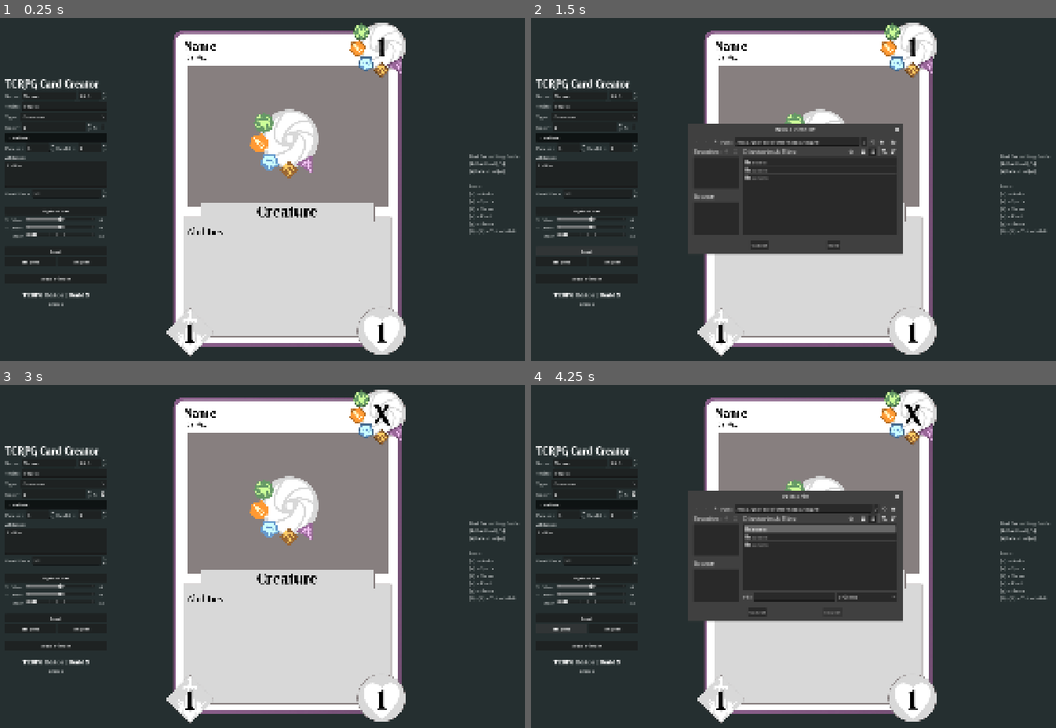
Above: before the commit, frames 1-4 (two rows, left to right).
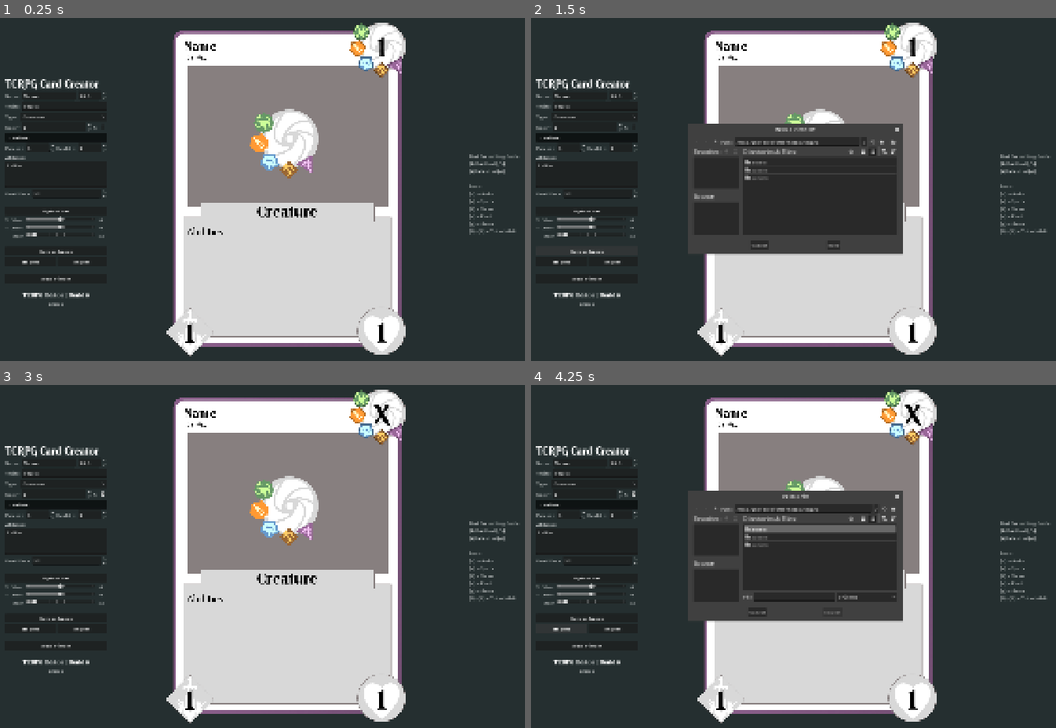
Above: after the commit, the same moments.

Repository: tazzanmc/TCRPG-Editor
Game: Godot game, scene res://scenes/main.tscn
Same seed, same stepped clock (60 frames per second), same inputs: the game is played once before the commit and once after it.
Inputs (mouse positions are in pixels of both pictures, inside the frame that each line leads up to):
- Up to frame 1 (0.25 s): no input
- Up to frame 2 (1.5 s): click "Creature" at 0.5 s; click "Save!" (after the commit: "Save as Image") at 1.25 s
- Up to frame 3 (3 s): click "Cancel" at 2 s; click (105, 494) at 2.75 s
- Up to frame 4 (4.25 s): click "Import" at 3.5 s

The runs differ from the first frame. In frame 1, less than 0.1% of the frame differs, in the area x 7-18%, y 67-82%; in frame 2, less than 0.1%, in the area x 7-55%, y 35-82%; in frame 3, less than 0.1%; in frame 4, less than 0.1%.

Commit message:
Added flip feature to bulk viewer, lumping creatures & their team captain sides together.

Diff:
--- a/scenes/interactive_sub_viewport.tscn
+++ b/scenes/interactive_sub_viewport.tscn
@@ -9,7 +9,6 @@
 grow_horizontal = 2
 grow_vertical = 2
 script = ExtResource("1_84dgc")
-card_json = null
 
 [node name="CanvasLayer" type="CanvasLayer" parent="." unique_id=1327959359]
 
@@ -24,16 +23,19 @@
 content_scale_aspect = 4
 theme_override_font_sizes/font_size = 28
 theme_override_font_sizes/font_separator_size = 32
-item_count = 3
+item_count = 4
 item_0/text = "Card Options"
 item_0/id = 0
 item_0/separator = true
-item_1/text = "Edit"
+item_1/text = "Flip"
 item_1/checkable = 2
-item_1/id = 1
-item_2/text = "Cancel"
+item_1/id = 3
+item_2/text = "Edit"
 item_2/checkable = 2
-item_2/id = 2
+item_2/id = 1
+item_3/text = "Cancel"
+item_3/checkable = 2
+item_3/id = 2
 
 [connection signal="gui_input" from="." to="." method="_on_gui_input"]
 [connection signal="mouse_entered" from="." to="." method="_on_mouse_entered"]
--- a/scenes/main.tscn
+++ b/scenes/main.tscn
@@ -379,7 +379,7 @@
 [node name="SaveButton" type="Button" parent="UIContainer/CardCreatorContainer" unique_id=933301860]
 unique_name_in_owner = true
 layout_mode = 2
-text = "Save!"
+text = "Save as Image"
 
 [node name="SaveFileDialog" type="FileDialog" parent="UIContainer/CardCreatorContainer/SaveButton" unique_id=89710558]
 unique_name_in_owner = true
@@ -454,7 +454,7 @@
 layout_mode = 2
 theme_override_fonts/font = ExtResource("11_eb6dy")
 theme_override_font_sizes/font_size = 20
-text = "TCRPG Editor : Build 5"
+text = "TCRPG Editor : Build 6"
 horizontal_alignment = 1
 
 [node name="Label2" type="Label" parent="UIContainer/CardCreatorContainer/Watermark" unique_id=1618461434]
--- a/scripts/card.gd
+++ b/scripts/card.gd
@@ -2,6 +2,20 @@
 class_name Card
 
 @export var card_json_path : String = Global.default_card
+
+@export var card_name : String = "Name"
+@export var card_traits : PackedStringArray
+@export_enum("Creature", "Team Captain", "Object", "Action", "Setting", "Tribute", "Curse") var card_type : String = "Creature"
+@export var card_power : int = 0
+@export var card_health : int = 0
+@export var card_abilities : String = ""
+@export var card_tribute : int = 0
+@export var card_guilds : Array = [true, true, true, true, true]
+
+
+func _ready() -> void:
+	update_card()
+
 
 func update_card() -> void:
 	var new_card = Global.parse_json(card_json_path)
@@ -20,8 +34,8 @@
 	change_name(Global.set_or_default(new_card, "Name", ""))
 	change_traits(Global.set_or_default(new_card, "Traits", ""))
 	change_type(Global.set_or_default(new_card, "Type", "Creature"))
-	change_power(str(int(Global.set_or_default(new_card, "Power", 0))))
-	change_health(str(int(Global.set_or_default(new_card, "Health", 0))))
+	change_power(int(Global.set_or_default(new_card, "Power", 0)))
+	change_health(int(Global.set_or_default(new_card, "Health", 0)))
 	change_abilities(Global.set_or_default(new_card, "Abilities", ""))
 	change_art(art_file, Vector2(Global.set_or_default(new_card, "ArtXOffset", 0),Global.set_or_default(new_card, "ArtYOffset", 0)), Global.set_or_default(new_card, "ArtScale", 1.0))
 	change_font_size(Global.set_or_default(new_card, "FontSize", 32.0))
@@ -35,14 +49,18 @@
 
 func change_name(new_str: String) -> void:
 	%NameLabel.text = new_str
+	card_name = new_str
 
 
 func change_traits(new_str: String) -> void:
 	%TraitsLabel.text = new_str
+	card_traits = new_str.split(", ", false)
 
 
 func change_type(new_str: String) -> void:
 	%TypeLabel.text = new_str
+	card_type = new_str
+
 	if new_str == "Creature" or new_str == "Team Captain":
 		%CardPowerHealth.visible = true
 		%PowerLabel.visible = true
@@ -61,20 +79,27 @@
 
 
 func change_abilities(new_str: String) -> void:
+	card_abilities = new_str
 	new_str = Global.format_rich_text(new_str)
 	%AbilitiesLabel.text = new_str
 
 
-func change_power(new_str: String) -> void:
-	%PowerLabel.text = new_str
+func change_power(new_int: int) -> void:
+	%PowerLabel.text = str(new_int)
+	card_power = new_int
 
 
-func change_health(new_str: String) -> void:
-	%HealthLabel.text = new_str
+func change_health(new_int: int) -> void:
+	%HealthLabel.text = str(new_int)
+	card_health = new_int
 
 
 func change_tribute(new_str: String) -> void:
 	%TributeLabel.text = new_str
+	if new_str == "X":
+		card_tribute = -1
+	else:
+		card_tribute = int(new_str)
 
 
 func change_art(new_tex: Texture2D, new_offset: Vector2 = Vector2(0.0, 0.0), new_scale: float = 1.0) -> void:
@@ -84,6 +109,7 @@
 
 
 func change_guids(new_guilds: Array) -> void:
+	card_guilds = new_guilds
 	if new_guilds == [false, false, false, false, false]:
 		%CardOutline.modulate = Color(1.0, 1.0, 1.0)
 
--- a/scripts/card_viewer.gd
+++ b/scripts/card_viewer.gd
@@ -16,6 +16,8 @@
 
 @export var card_scene: PackedScene
 @export var interactive_sub_viewport: PackedScene
+var viewport_container: SubViewportContainer
+var viewport: SubViewport
 @export var card_resolution: Vector2 = Vector2(762.0, 1080.0)
 
 @onready var art_file : ImageTexture = ImageTexture.create_from_image(Image.load_from_file(art_path))
@@ -42,16 +44,17 @@
 
 	art_file = ImageTexture.create_from_image(Image.load_from_file(art_path))
 
-	# Create and format the card viewport containers
-	var viewport_container: SubViewportContainer = interactive_sub_viewport.instantiate()
-	viewport_container.custom_minimum_size = card_resolution
-	viewport_container.custom_maximum_size = card_resolution
-	viewport_container.offset_transform_enabled = true
-	viewport_container.offset_transform_position = Vector2(x_offset, y_offset)
-	viewport_container.card_json = card_path
+	if Global.set_or_default(card, "Type", "Creature") != "Team Captain":
+		# Create and format the card viewport containers
+		viewport_container = interactive_sub_viewport.instantiate()
+		viewport_container.custom_minimum_size = card_resolution
+		viewport_container.custom_maximum_size = card_resolution
+		viewport_container.offset_transform_enabled = true
+		viewport_container.offset_transform_position = Vector2(x_offset, y_offset)
+		viewport_container.card_json = card_path
 
 	# Create and format the card viewports
-	var viewport: SubViewport = SubViewport.new()
+	viewport = SubViewport.new()
 	viewport.size = card_resolution
 	viewport.transparent_bg = true
 
@@ -81,16 +84,22 @@
 				%CardContainer.add_child(card_row_container)
 
 	# Setup hierarchy for all the containers
-	card_row_container.add_child(viewport_container)
-	viewport_container.add_child(viewport)
-	viewport.add_child(card_inst)
+	if Global.set_or_default(card, "Type", "Creature") == "Team Captain":
+		viewport_container.add_child(viewport)
+		viewport.add_child(card_inst)
+		card_inst.visible = false
+	else:
+		card_row_container.add_child(viewport_container)
+		viewport_container.add_child(viewport)
+		viewport.add_child(card_inst)
 
 	# Format the card instance
+	card_inst.card_json_path = card_path
 	card_inst.change_name(Global.set_or_default(card, "Name", ""))
 	card_inst.change_traits(Global.set_or_default(card, "Traits", ""))
 	card_inst.change_type(Global.set_or_default(card, "Type", "Creature"))
-	card_inst.change_power(str(int(Global.set_or_default(card, "Power", 0))))
-	card_inst.change_health(str(int(Global.set_or_default(card, "Health", 0))))
+	card_inst.change_power(int(Global.set_or_default(card, "Power", 0)))
+	card_inst.change_health(int(Global.set_or_default(card, "Health", 0)))
 	card_inst.change_abilities(Global.set_or_default(card, "Abilities", ""))
 	card_inst.change_art(art_file, Vector2(Global.set_or_default(card, "ArtXOffset", 0),Global.set_or_default(card, "ArtYOffset", 0)), Global.set_or_default(card, "ArtScale", 1.0))
 	card_inst.change_font_size(Global.set_or_default(card, "FontSize", 32.0))
@@ -101,20 +110,24 @@
 		card_inst.change_tribute(str(int(Global.set_or_default(card, "Tribute", 1))))
 	card_inst.change_guids(Global.set_or_default(card, "Guilds", [true, true, true, true, true]))
 
-	if Global.set_or_default(card, "Guilds", [true, true, true, true, true]) == [true, false, false, false, false]:
-		loaded_ardor_cards += 1
-	elif Global.set_or_default(card, "Guilds", [true, true, true, true, true]) == [false, true, false, false, false]:
-		loaded_spark_cards += 1
-	elif Global.set_or_default(card, "Guilds", [true, true, true, true, true]) == [false, false, true, false, false]:
-		loaded_steam_cards += 1
-	elif Global.set_or_default(card, "Guilds", [true, true, true, true, true]) == [false, false, false, true, false]:
-		loaded_root_cards += 1
-	elif Global.set_or_default(card, "Guilds", [true, true, true, true, true]) == [false, false, false, false, true]:
-		loaded_grave_cards += 1
-	elif Global.set_or_default(card, "Guilds", [true, true, true, true, true]) == [false, false, false, false, false]:
-		loaded_guildless_cards += 1
-	else:
-		loaded_multi_cards += 1
+	# Update loaded cards if it isn't a team captain
+	if Global.set_or_default(card, "Type", "Creature") != "Team Captain":
+		if Global.set_or_default(card, "Guilds", [true, true, true, true, true]) == [true, false, false, false, false]:
+			loaded_ardor_cards += 1
+		elif Global.set_or_default(card, "Guilds", [true, true, true, true, true]) == [false, true, false, false, false]:
+			loaded_spark_cards += 1
+		elif Global.set_or_default(card, "Guilds", [true, true, true, true, true]) == [false, false, true, false, false]:
+			loaded_steam_cards += 1
+		elif Global.set_or_default(card, "Guilds", [true, true, true, true, true]) == [false, false, false, true, false]:
+			loaded_root_cards += 1
+		elif Global.set_or_default(card, "Guilds", [true, true, true, true, true]) == [false, false, false, false, true]:
+			loaded_grave_cards += 1
+		elif Global.set_or_default(card, "Guilds", [true, true, true, true, true]) == [false, false, false, false, false]:
+			loaded_guildless_cards += 1
+		else:
+			loaded_multi_cards += 1
+
+		loaded_cards += 1
 
 
 func clear_cards() -> void:
@@ -139,7 +152,6 @@
 	for i in paths.size():
 		saved_card = Global.parse_json(paths[i])
 		create_card(paths[i], saved_card, i, cards_per_row, true)
-		loaded_cards += 1
 
 
 func _on_card_viewer_file_dialog_files_selected(paths: PackedStringArray) -> void:
@@ -173,6 +185,7 @@
 func _on_timer_timeout() -> void:
 	%LoadedCardsLabel.text = (
 		"Loaded " + str(loaded_cards) + " cards" + "\n"
+		+ "* Doesn't include Team Captains\n"
 		+ "\n"
 		+ "Loaded " + str(loaded_ardor_cards) + " Ardor cards" + "\n"
 		+ "Loaded " + str(loaded_spark_cards) + " Spark cards" + "\n"
--- a/scripts/interactive_sub_viewport.gd
+++ b/scripts/interactive_sub_viewport.gd
@@ -3,15 +3,6 @@
 const main_scene: String = "res://scenes/main.tscn"
 
 @export var card_json : String = "res://assets/default_card.json"
-
-# Called when the node enters the scene tree for the first time.
-func _ready() -> void:
-	pass # Replace with function body.
-
-
-# Called every frame. 'delta' is the elapsed time since the previous frame.
-func _process(delta: float) -> void:
-	pass
 
 
 func _on_mouse_entered() -> void:
@@ -22,7 +13,7 @@
 	self_modulate = Color(1.0, 1.0, 1.0, 1.0)
 
 
-func _on_gui_input(event: InputEvent) -> void:
+func _on_gui_input(_event: InputEvent) -> void:
 	if Input.is_action_just_pressed("LeftClick"):
 		self_modulate = Color(0.73, 1.0, 0.775, 1.0)
 		%PopupMenu.popup_centered_ratio()
@@ -38,3 +29,25 @@
 	if id == 1:
 		Global.saved_json = card_json
 		get_tree().change_scene_to_file(main_scene)
+
+	# Flip button
+	if id == 3:
+		# Get the cards from the child sub viewports
+		var children : Array = get_children()
+		var viewports : Array
+		for i in range(children.size()):
+			if children[i] is SubViewport:
+				viewports.append(children[i])
+
+		var cards : Array
+		for i in range(viewports.size()):
+			cards.append(viewports[i].get_child(0))
+
+		# Only flip if there's more than 1 card in this viewport
+		if cards.size() > 1:
+			for i in range(cards.size()):
+				if cards[i].visible == true:
+					cards[i].visible = false
+				else:
+					cards[i].visible = true
+					card_json = cards[i].card_json_path
--- a/scripts/main.gd
+++ b/scripts/main.gd
@@ -30,8 +30,8 @@
 	card_inst.change_name(%NameField.text)
 	card_inst.change_traits(%TraitsField.text)
 	card_inst.change_type(%TypeOption.text)
-	card_inst.change_power(str(int(%PowerNumber.value)))
-	card_inst.change_health(str(int(%HealthNumber.value)))
+	card_inst.change_power(int(%PowerNumber.value))
+	card_inst.change_health(int(%HealthNumber.value))
 	card_inst.change_abilities(%AbilitiesField.text)
 	card_inst.change_art(art_file, Vector2(int(%XOffsetSlider.value),int(%YOffsetSlider.value)), %ScaleSlider.value)
 	card_inst.change_font_size(%FontSizeNumber.value)
Not shown, changed: .godotlauncher
